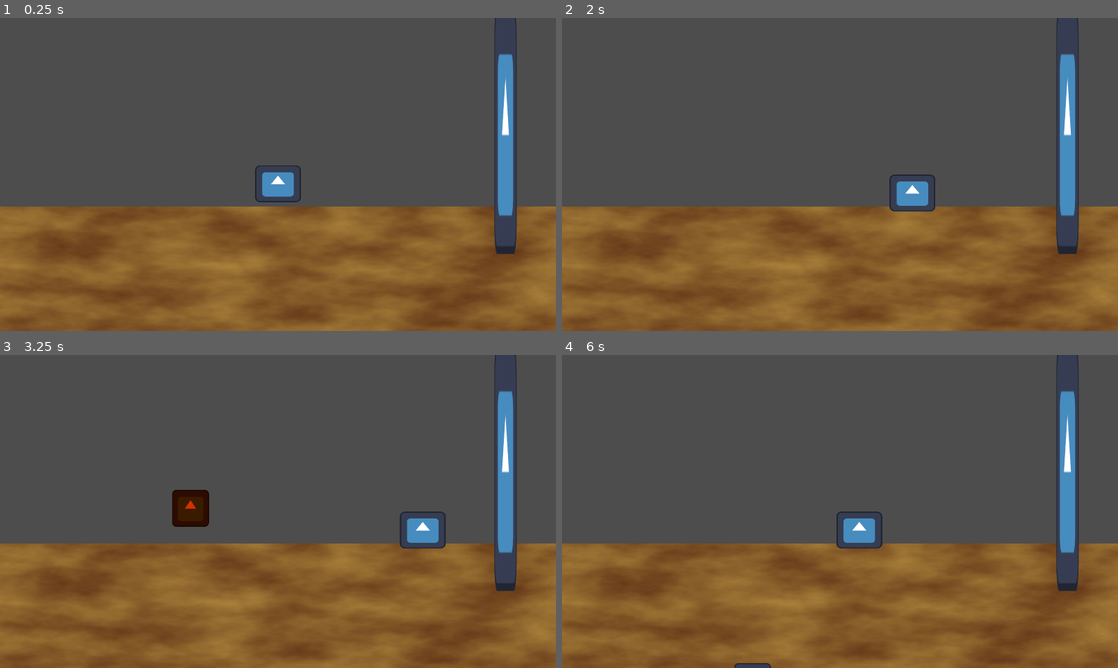
Above: before the commit, frames 1-4 (two rows, left to right).
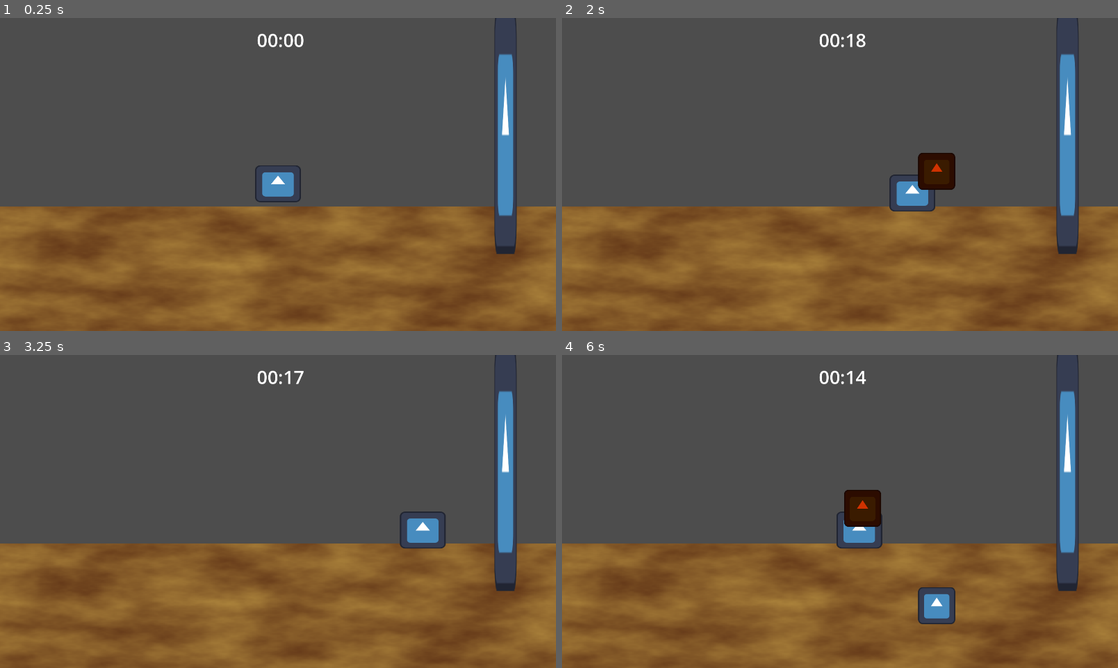
Above: after the commit, the same moments.

Repository: FaunaPolaris/BirdGameJam-Legado
Game: Godot game, scene res://eatingMinigame/scenario/scenario.tscn
The game is run twice, just before and just after one commit, with the same random seed, the same clock (stepped at 60 frames per second) and the same inputs. Before the commit the project starts from res://canonGame/scenario/scenario.tscn. The engine's default icon, where the game draws it, is replaced by a stand-in: a white triangle on a blue panel in a dark square.
Inputs:
- Up to frame 1 (0.25 s): no input
- Up to frame 2 (2 s): tap Enter (ui_accept) at 0.5, 0.6, 0.77, 1.07, 1.35, 1.52, 1.82 s; hold Right (ui_right) 0.53-1.28 s; hold Down (ui_down) from 1.28 s (still down)
- Up to frame 3 (3.25 s): release Down (ui_down) at 2.03 s; hold Right (ui_right) 2.03-2.78 s; tap Enter (ui_accept) at 2.1, 2.85, 3.02 s; hold Up (ui_up) from 2.78 s (still down)
- Up to frame 4 (6 s): tap Enter (ui_accept) at 3.32, 3.5, 3.6, 3.77, 4.07, 4.35, 4.52, 4.82, 5.1, 5.85 s; release Up (ui_up) at 3.53 s; hold Left (ui_left) 3.53-5.03 s; hold Down (ui_down) 5.03-5.78 s; hold Right (ui_right) from 5.78 s (still down)

The runs differ from the first frame. In frame 1, 0.2% of the frame differs, in the area x 46-55%, y 4-10%; in frame 2, 0.9%; in frame 3, 0.9%; in frame 4, 1.8%, in the area x 31-71%, y 4-100%.

Commit message:
strenght and transition

Diff:
--- a/canonGame/canon/canon.gd
+++ b/canonGame/canon/canon.gd
@@ -6,7 +6,6 @@
 var	max_angle		: int = -90
 var	min_angle		: int = 0
 var	canon_speed		: int = 50
-var	force			: int = 1000
 
 func _process(delta : float):
 	pass
@@ -19,6 +18,5 @@
 		new_main.position = $mouth/tip.global_position
 		new_main.original_pos = new_main.position
 		new_main.supposed_rotation = $mouth/tip.global_rotation_degrees - offset_angle
-		new_main.force = force
 		add_child(new_main)
-		new_main.controlCamera()
+		#new_main.controlCamera()
--- /dev/null
+++ b/canonGame/level/level.tscn
@@ -0,0 +1,10 @@
+[gd_scene load_steps=2 format=3 uid="uid://j0ll3p56344r"]
+
+[ext_resource type="PackedScene" uid="uid://t52keyqcvf2n" path="res://canonGame/canon/canon.tscn" id="1_1njy3"]
+
+[node name="Level" type="Node2D"]
+
+[node name="canon" parent="." instance=ExtResource("1_1njy3")]
+
+[node name="Camera2D" type="Camera2D" parent="."]
+position = Vector2(960, -540)
--- a/canonGame/mainCharacter/main_character.gd
+++ b/canonGame/mainCharacter/main_character.gd
@@ -1,12 +1,11 @@
 extends RigidBody2D
 
-var	force				: int = 0
 var	supposed_rotation	: float = 0
 
 var original_pos : Vector2 = Vector2.ZERO
 
 func	_ready() -> void:
-	apply_impulse(Vector2(force, 0).rotated(deg_to_rad(supposed_rotation)), original_pos - position)
+	apply_impulse(Vector2(Global.current_fat, 0).rotated(deg_to_rad(supposed_rotation)), original_pos - position)
 
 func controlCamera():
 	$Camera2D.make_current()
--- /dev/null
+++ b/eatingMinigame/clock/clock.gd
@@ -0,0 +1,15 @@
+extends Node2D
+
+@export var minutes	: int = 0
+@export var seconds	: int = 0
+
+signal timesUp
+
+func _on_timer_timeout() -> void:
+	seconds -= 1
+	if seconds == 0:
+		minutes -= 1
+		seconds = 60
+	if minutes < 0:
+		timesUp.emit()
+	$number.text = str("0", minutes, ":", seconds)
--- /dev/null
+++ b/eatingMinigame/clock/clock.tscn
@@ -0,0 +1,24 @@
+[gd_scene load_steps=3 format=3 uid="uid://cglc4x7n2mdte"]
+
+[ext_resource type="Script" uid="uid://cs018ifw53bp" path="res://eatingMinigame/clock/clock.gd" id="1_w1mfl"]
+
+[sub_resource type="LabelSettings" id="LabelSettings_w1mfl"]
+font_size = 64
+
+[node name="clock" type="Node2D"]
+script = ExtResource("1_w1mfl")
+seconds = 10
+
+[node name="number" type="Label" parent="."]
+offset_right = 40.0
+offset_bottom = 23.0
+text = "00:00"
+label_settings = SubResource("LabelSettings_w1mfl")
+horizontal_alignment = 1
+visible_characters = 10
+visible_ratio = 2.0
+
+[node name="Timer" type="Timer" parent="."]
+autostart = true
+
+[connection signal="timeout" from="Timer" to="." method="_on_timer_timeout"]
--- a/eater.gd
+++ b/eatingMinigame/eater/eater.gd
@@ -18,3 +18,7 @@
 func _on_peck_time_timeout() -> void:
 	$collision.disabled = true
 	$art.set_offset(Vector2(0, 32))
+
+
+func _on_clock_times_up() -> void:
+	get_tree().change_scene_to_file("res://canonGame/level/level.tscn")
--- a/eatingMinigame/eater/eater.tscn
+++ b/eatingMinigame/eater/eater.tscn
@@ -1,6 +1,6 @@
 [gd_scene load_steps=4 format=3 uid="uid://csusdyfgyv2nr"]
 
-[ext_resource type="Script" uid="uid://8f0yn0q2fcd8" path="res://eater.gd" id="1_5fu8t"]
+[ext_resource type="Script" uid="uid://8f0yn0q2fcd8" path="res://eatingMinigame/eater/eater.gd" id="1_5fu8t"]
 [ext_resource type="Texture2D" uid="uid://o7vchi5epwkd" path="res://icon.svg" id="2_icw0j"]
 
 [sub_resource type="RectangleShape2D" id="RectangleShape2D_bykbf"]
--- a/eatingMinigame/food/food.gd
+++ b/eatingMinigame/food/food.gd
@@ -6,6 +6,8 @@
 func	_process(delta: float) -> void:
 	if $collection.has_overlapping_bodies():
 		queue_free()
-		print(position)
+		Global.current_fat += 100
 	if position.y < -450:
 		set_constant_force(Vector2(0, 100))
+	if position.y > 400:
+		queue_free()
--- a/eatingMinigame/foodDispenser/food_dispenser.gd
+++ b/eatingMinigame/foodDispenser/food_dispenser.gd
@@ -6,8 +6,10 @@
 func _on_timer_timeout() -> void:
 	var new_food = food.instantiate()
 	var new_warning = warning.instantiate()
-	new_food.position.x += randi_range(0, 1920)
-	new_warning.position.x = new_food.position.x
+	var random_pos =  randi_range(200, 1720)
+	random_pos -= (random_pos % 128)
+	new_food.position.x += random_pos
+	new_warning.position.x = random_pos
 	new_warning.position.y = -1000
 	add_child(new_food)
 	add_child(new_warning)
--- a/eatingMinigame/foodDispenser/food_dispenser.tscn
+++ b/eatingMinigame/foodDispenser/food_dispenser.tscn
@@ -6,7 +6,7 @@
 script = ExtResource("1_tcdi2")
 
 [node name="Timer" type="Timer" parent="."]
-wait_time = 3.0
+wait_time = 1.8
 autostart = true
 
 [connection signal="timeout" from="Timer" to="." method="_on_timer_timeout"]
--- a/canonGame/scenario/scenario.tscn
+++ b/eatingMinigame/scenario/scenario.tscn
@@ -1,8 +1,9 @@
-[gd_scene load_steps=7 format=3 uid="uid://cn2q8m7x6j3va"]
+[gd_scene load_steps=8 format=3 uid="uid://cn2q8m7x6j3va"]
 
 [ext_resource type="Texture2D" uid="uid://o7vchi5epwkd" path="res://icon.svg" id="1_jurgu"]
 [ext_resource type="PackedScene" uid="uid://csusdyfgyv2nr" path="res://eatingMinigame/eater/eater.tscn" id="2_1s0lt"]
 [ext_resource type="PackedScene" uid="uid://cktpbi461648m" path="res://eatingMinigame/foodDispenser/food_dispenser.tscn" id="3_lcefo"]
+[ext_resource type="PackedScene" uid="uid://cglc4x7n2mdte" path="res://eatingMinigame/clock/clock.tscn" id="4_kt38x"]
 
 [sub_resource type="Gradient" id="Gradient_lcefo"]
 colors = PackedColorArray(0.400795, 0.229145, 0.100229, 1, 0.665372, 0.507786, 0.2304, 1)
@@ -32,3 +33,9 @@
 
 [node name="foodDispenser" parent="." instance=ExtResource("3_lcefo")]
 position = Vector2(-946, 989)
+
+[node name="clock" parent="." instance=ExtResource("4_kt38x")]
+position = Vector2(-73, -509)
+seconds = 20
+
+[connection signal="timesUp" from="clock" to="eater" method="_on_clock_times_up"]
--- a/project.godot
+++ b/project.godot
@@ -15,6 +15,10 @@
 config/features=PackedStringArray("4.4", "Forward Plus")
 config/icon="res://icon.svg"
 
+[autoload]
+
+Global="*res://shared/Global.gd"
+
 [display]
 
 window/size/viewport_width=1920
--- /dev/null
+++ b/shared/Global.gd
@@ -0,0 +1,3 @@
+extends Node
+
+var current_fat : int = 0
Not shown, added: eatingMinigame/clock/clock.gd.uid
Renamed: eater.gd.uid -> eatingMinigame/eater/eater.gd.uid
Not shown, added: shared/Global.gd.uid
